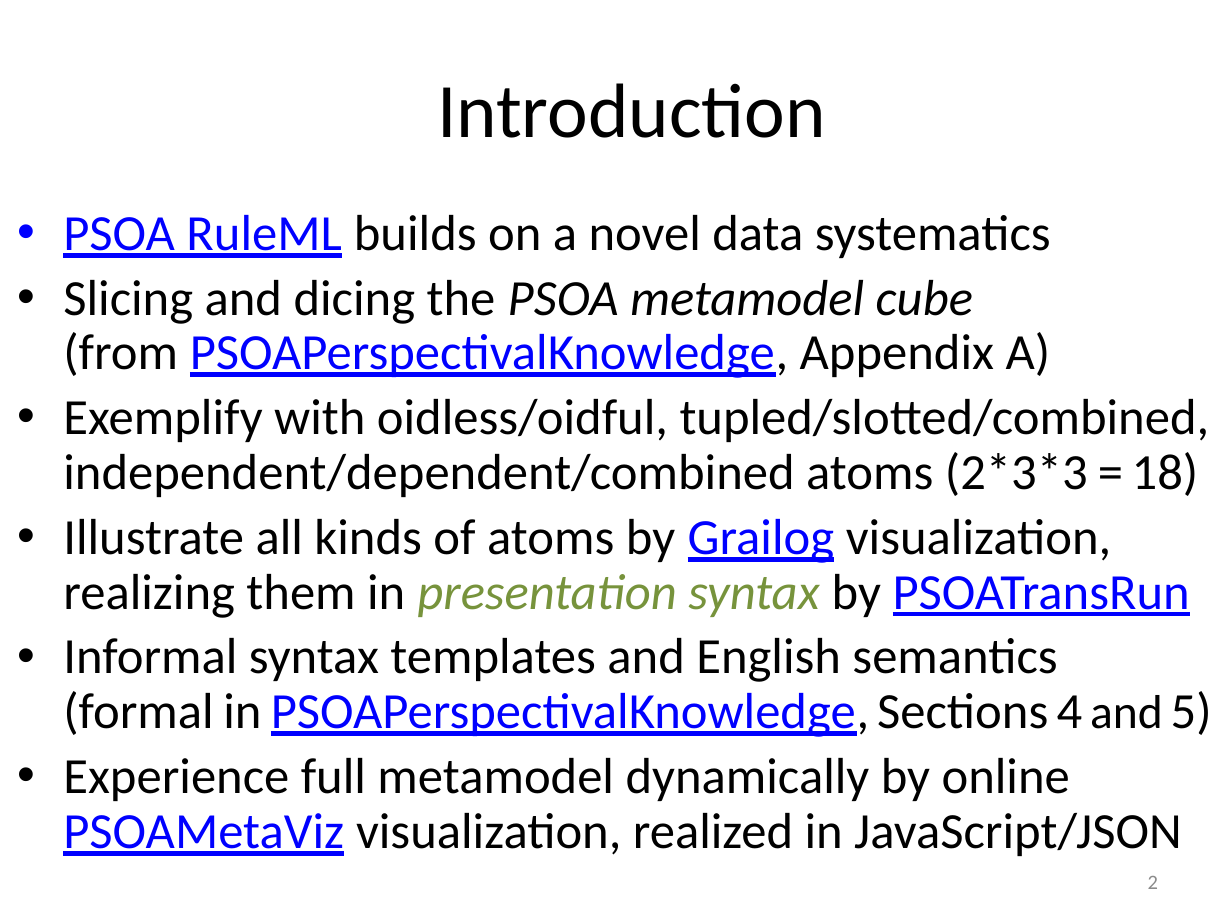
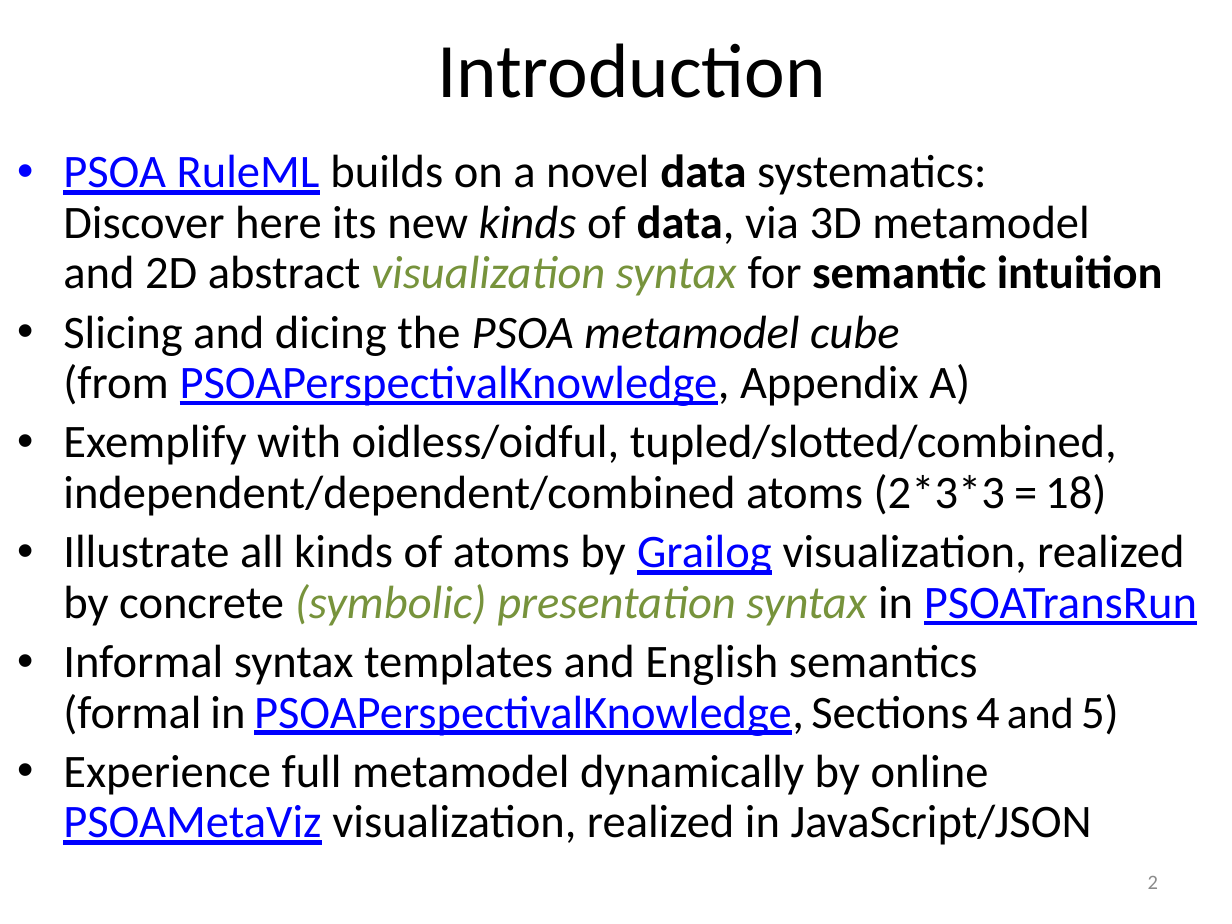
Before and after one commit to RuleML/ruleml-website, a slide deck: slide 2 of talks/PSOAMetamodelGrailogWedding.pptx. Drawn at 1232x924 pixels with LibreOffice and Linux fonts; fonts in the diff are those of the drawing. Boxes give left, top, right and bottom in pixels: in the first picture for what was removed or moved away, otherwise in the second. Text is boxed around its words. In the diff, an @@ line names an element or a change of style, - is before the commit and + after.

```diff
--- a/talks/PSOAMetamodelGrailogWedding.pptx
+++ b/talks/PSOAMetamodelGrailogWedding.pptx
@@ title "Introduction": place and size @@
-title "Introduction" at bbox=[437, 83, 825, 138]
+title "Introduction" at bbox=[437, 43, 825, 98]
@@ text "PSOA RuleML builds on a ...": place and size @@
-text "PSOA RuleML builds on a ..." at bbox=[63, 215, 1212, 856]
+text "PSOA RuleML builds on a ..." at bbox=[63, 154, 1197, 845]
@@ text at bbox=[63, 154, 1163, 296]: text changed; size 29.6 to 27.2 pt @@
-• PSOA RuleML builds on a novel data systematics
+• PSOA RuleML builds on a novel data systematics:
+  Discover here its new kinds of data, via 3D metamodel
+  and 2D abstract visualization syntax for semantic intuition
@@ text at bbox=[63, 315, 1119, 845]: size 29.6 to 27.2 pt in "Slicing and dicing the PSOA metamodel cube ...", "Exemplify with oidless/oidful, tupled/slotted/combined, inde ...", "Informal syntax templates and English semantics (formal ...", "Experience full metamodel dynamically by online PSOAMetaViz ..."; size 27.8 to 25.5 pt in "and" @@
@@ text at bbox=[63, 534, 1197, 626]: text changed; size 29.6 to 27.2 pt @@
-• Illustrate all kinds of atoms by Grailog visualization,
-  realizing them in presentation syntax by PSOATransRun
+• Illustrate all kinds of atoms by Grailog visualization, realized
+  by concrete (symbolic) presentation syntax in PSOATransRun
```
Also in this commit, not shown: 9 other slides changed, 3 slides added, 1 other file.
